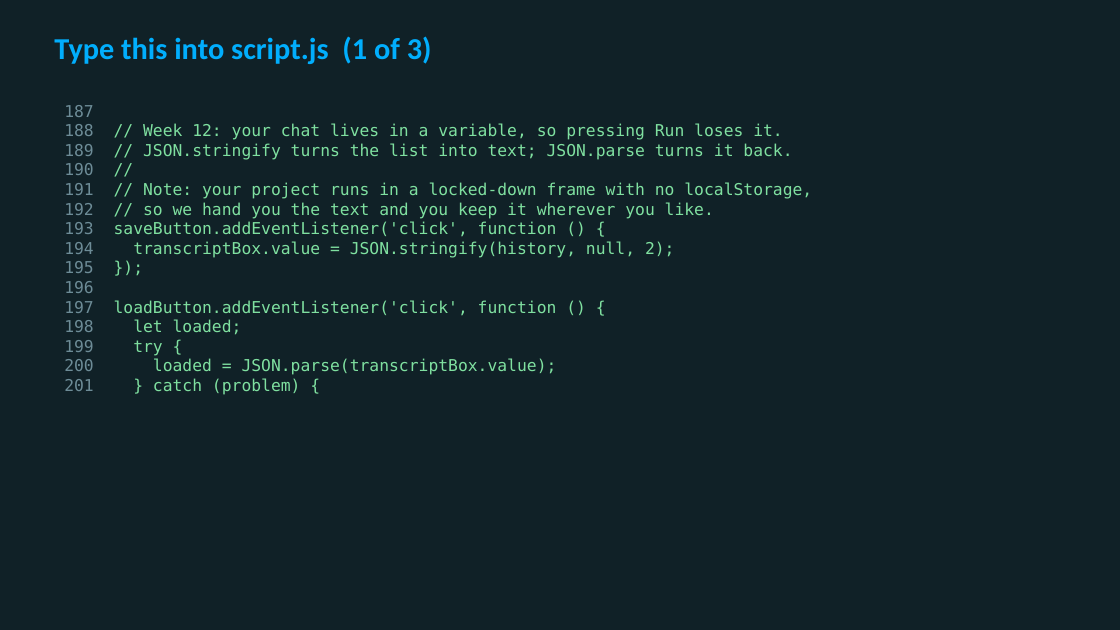
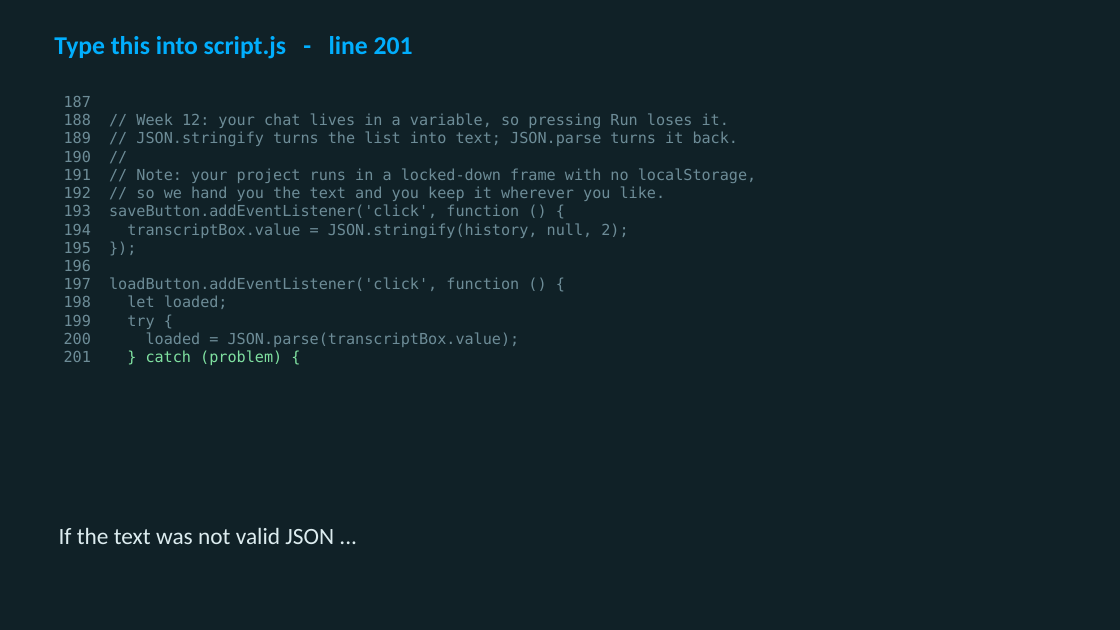
Before and after one commit to utgapps/utgapps.github.io, a slide deck: slide 24 of ai101/slides/week-12.pptx (slide 8 before the commit). Drawn at 1120x630 pixels with LibreOffice and Linux fonts; fonts in the diff are those of the drawing. Boxes give left, top, right and bottom in pixels: in the first picture for what was removed or moved away, otherwise in the second. Text is boxed around its words. In the diff, an @@ line names an element or a change of style, - is before the commit and + after.

```diff
--- a/ai101/slides/week-12.pptx
+++ b/ai101/slides/week-12.pptx
@@ text at <box>54,36,413,59</box>: text changed; size 26 to 22 pt @@
-Type this into script.js (1 of 3)
+Type this into script.js - line 201
@@ text "187": place and size @@
-text "187" at <box>64,105,812,395</box>
+text "187" at <box>64,96,757,365</box>
@@ text "187" at <box>64,96,757,365</box>: size 14 to 13 pt; text colour #7FE0A0 to #6D8C97 in "// Week 12: your chat lives in ...", "// JSON.stringify turns the list into text; ...", "//", "// Note: your project runs in a ..." and 8 more places @@
@@ text added at <box>59,527,334,544</box>, 20 pt, text #DCECEF @@
+If the text was not valid JSON ...
```
Also in this commit, not shown: 3 other slides changed, 53 slides added, 1 slide removed, 32 other files.
